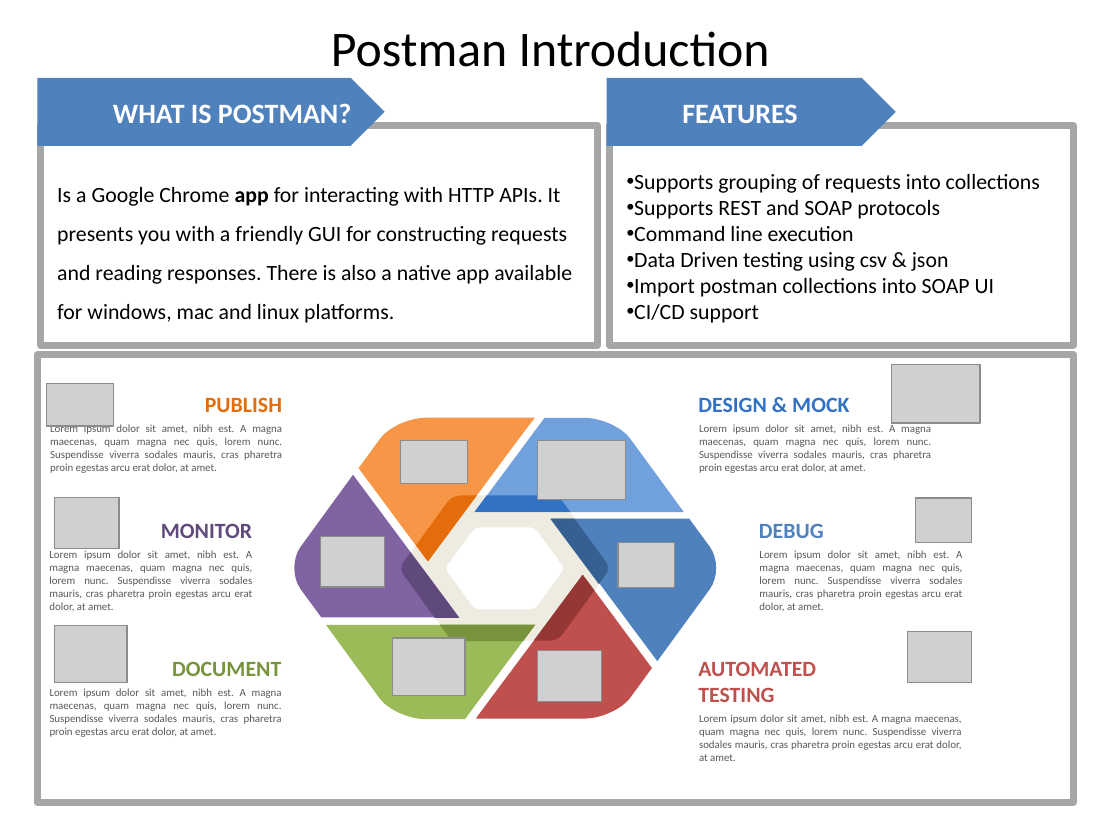
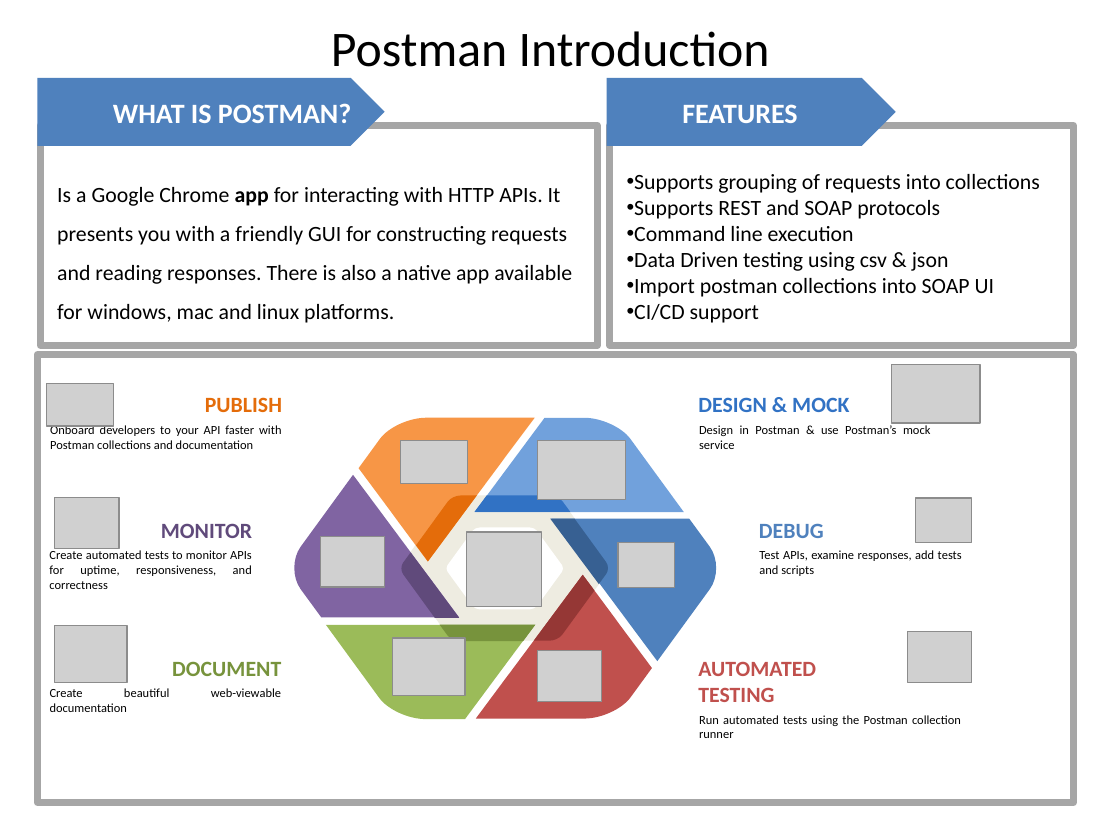
Before and after one commit to vinodhvittal/game-of-life, a slide deck: slide 3 of REST_Automation_using_Postman.pptx. Drawn at 1120x840 pixels with LibreOffice and Linux fonts; fonts in the diff are those of the drawing; grey boxes stand for pictures. Boxes give left, top, right and bottom in pixels: in the first picture for what was removed or moved away, otherwise in the second. Text is boxed around its words. In the diff, an @@ line names an element or a change of style, - is before the commit and + after.

```diff
--- a/REST_Automation_using_Postman.pptx
+++ b/REST_Automation_using_Postman.pptx
@@ text at [50, 423, 281, 449]: text changed; size 7 to 8 pt; text colour #595959 to #000000 @@
-Lorem ipsum dolor sit amet, nibh est. A magna maecenas, quam magna nec quis, lorem nunc. Suspendisse viverra sodales mauris, cras pharetra proin egestas arcu erat dolor, at amet.
+Onboard developers to your API faster with Postman collections and documentation
@@ text at [699, 423, 930, 449]: text changed; size 7 to 8 pt; text colour #595959 to #000000 @@
-Lorem ipsum dolor sit amet, nibh est. A magna maecenas, quam magna nec quis, lorem nunc. Suspendisse viverra sodales mauris, cras pharetra proin egestas arcu erat dolor, at amet.
+Design in Postman & use Postman’s mock service
@@ picture added at [467, 532, 542, 607] @@
@@ text at [49, 550, 252, 589]: text changed; size 7 to 8 pt; text colour #595959 to #000000 @@
-Lorem ipsum dolor sit amet, nibh est. A magna maecenas, quam magna nec quis, lorem nunc. Suspendisse viverra sodales mauris, cras pharetra proin egestas arcu erat dolor, at amet.
+Create automated tests to monitor APIs for uptime, responsiveness, and correctness
@@ text at [759, 550, 962, 576]: text changed; size 7 to 8 pt; text colour #595959 to #000000 @@
-Lorem ipsum dolor sit amet, nibh est. A magna maecenas, quam magna nec quis, lorem nunc. Suspendisse viverra sodales mauris, cras pharetra proin egestas arcu erat dolor, at amet.
+Test APIs, examine responses, add tests and scripts
@@ text at [50, 688, 281, 697]: text changed; size 7 to 8 pt; text colour #595959 to #000000 @@
-Lorem ipsum dolor sit amet, nibh est. A magna maecenas, quam magna nec quis, lorem nunc. Suspendisse viverra sodales mauris, cras pharetra proin egestas arcu erat dolor, at amet.
+Create beautiful web-viewable documentation
@@ text at [699, 715, 961, 738]: text changed; size 7 to 8 pt; text colour #595959 to #000000 @@
-Lorem ipsum dolor sit amet, nibh est. A magna maecenas, quam magna nec quis, lorem nunc. Suspendisse viverra sodales mauris, cras pharetra proin egestas arcu erat dolor, at amet.
+Run automated tests using the Postman collection runner
```
Also in this commit, not shown: 1 other slide changed, 5 slides added.
